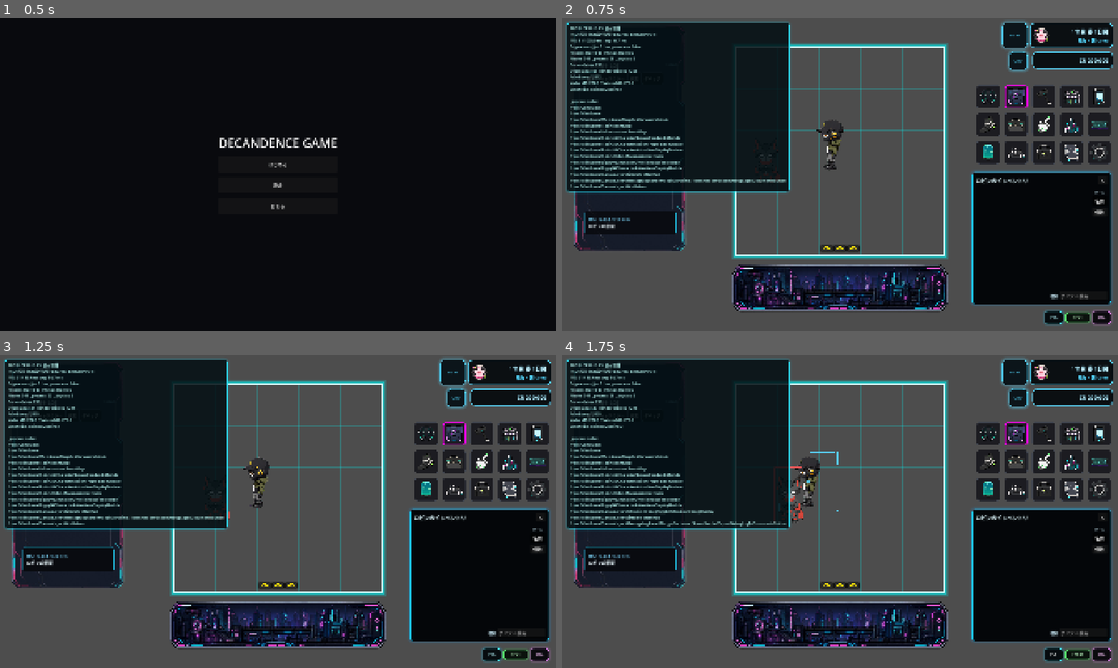
Above: before the commit, frames 1-4 (two rows, left to right).
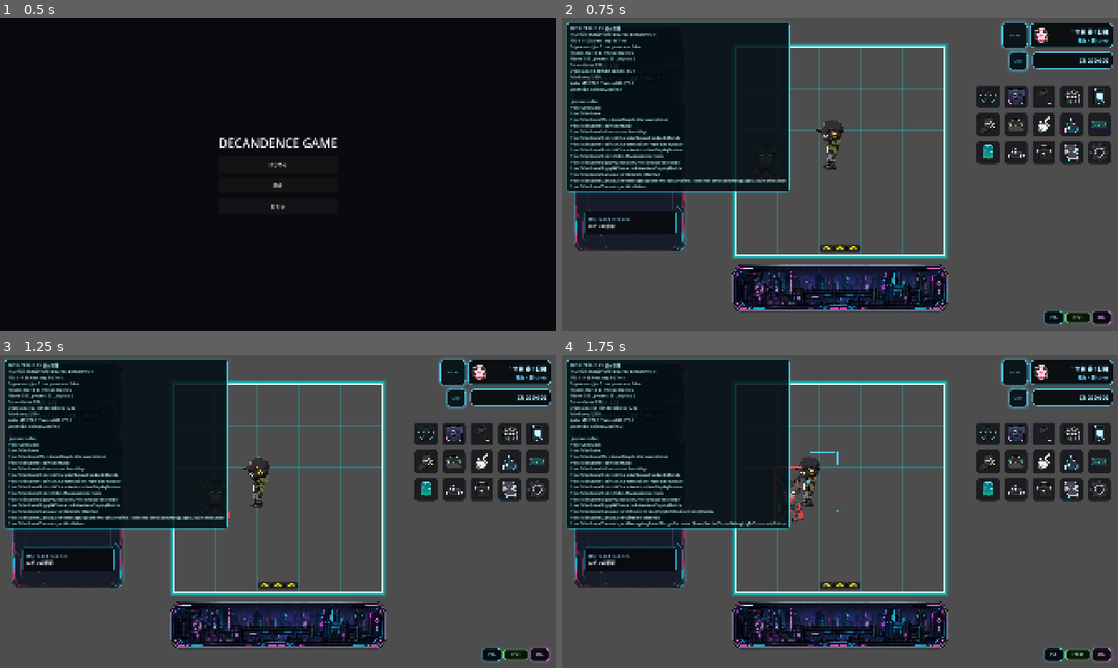
Above: after the commit, the same moments.

Repository: grimoire1089-coder/optimistic
Game: Godot game, scene res://Scenes/Boot/TitleScene.tscn
Two runs of this game, one before a commit and one after it. Both use one fixed random seed, a clock stepped at 60 frames per second and the inputs below. Sound files missing from this copy of the repository are replaced by a short silence.
Inputs:
- Up to frame 1 (0.5 s): no input
- Up to frame 2 (0.75 s): click "はじめる" at 0.5 s
- Up to frame 3 (1.25 s): no input
- Up to frame 4 (1.75 s): click "POS" at 1.25 s

Frame 1 is identical in both runs. In frame 2, 11% of the frame differs, in the area x 4-99%, y 12-92%; in frame 3, 11%; in frame 4, 11%.
Error before the commit: Parse Error: Cannot infer the type of "items" variable because the value doesn't have a set type. (res://Scripts/UI/Inventory/RobinInventoryUI.gd:153)

Commit message:
Fix inventory UI variant item typing

Diff:
--- a/Scripts/UI/Inventory/RobinInventoryUI.gd
+++ b/Scripts/UI/Inventory/RobinInventoryUI.gd
@@ -103,8 +103,8 @@
 		return
 
 	var refresh_callable := Callable(self, "_refresh")
-	if _inventory_module.has_signal("inventory_changed") and not _inventory_module.inventory_changed.is_connected(refresh_callable):
-		_inventory_module.inventory_changed.connect(refresh_callable)
+	if _inventory_module.has_signal("inventory_changed") and not _inventory_module.is_connected("inventory_changed", refresh_callable):
+		_inventory_module.connect("inventory_changed", refresh_callable)
 
 
 func _setup_tabs() -> void:
@@ -114,7 +114,7 @@
 	if _inventory_module == null:
 		return
 
-	_categories = _inventory_module.get_categories()
+	_categories = _get_inventory_categories()
 	for category in _categories:
 		tab_bar.add_tab(String(category.get("display_name", "Tab")))
 
@@ -150,8 +150,8 @@
 	var category := _categories[_current_category_index]
 	var category_id := category.get("id", &"") as StringName
 	var category_name := String(category.get("display_name", ""))
-	var items := _inventory_module.get_items(category_id)
-	var visible_items := _get_search_filtered_items(items)
+	var items: Array[Dictionary] = _get_inventory_items(category_id)
+	var visible_items: Array[Dictionary] = _get_search_filtered_items(items)
 	_sort_items(visible_items)
 	var slot_limit := UNLIMITED_SLOT_LIMIT
 	if _inventory_module.has_method("get_slot_limit"):
@@ -256,6 +256,30 @@
 	return style
 
 
+func _get_inventory_categories() -> Array[Dictionary]:
+	var result: Array[Dictionary] = []
+	if _inventory_module == null or not _inventory_module.has_method("get_categories"):
+		return result
+	var raw_categories = _inventory_module.get_categories()
+	if raw_categories is Array:
+		for category in raw_categories:
+			if category is Dictionary:
+				result.append((category as Dictionary).duplicate(true))
+	return result
+
+
+func _get_inventory_items(category_id: StringName) -> Array[Dictionary]:
+	var result: Array[Dictionary] = []
+	if _inventory_module == null or not _inventory_module.has_method("get_items"):
+		return result
+	var raw_items = _inventory_module.get_items(category_id)
+	if raw_items is Array:
+		for item in raw_items:
+			if item is Dictionary:
+				result.append((item as Dictionary).duplicate(true))
+	return result
+
+
 func _get_search_filtered_items(items: Array[Dictionary]) -> Array[Dictionary]:
 	if not _is_search_active():
 		return items
